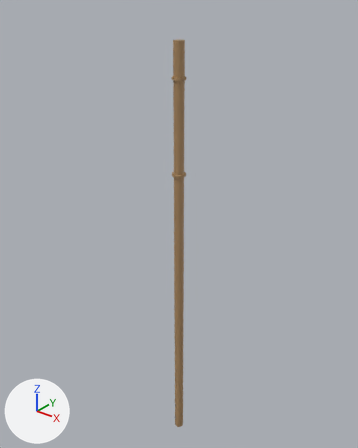
An edit to the FBX model Birth-From-Fire/Assets/Art/3D Assets/FBX File/Blowpipe.fbx, drawn before and after from the same camera.
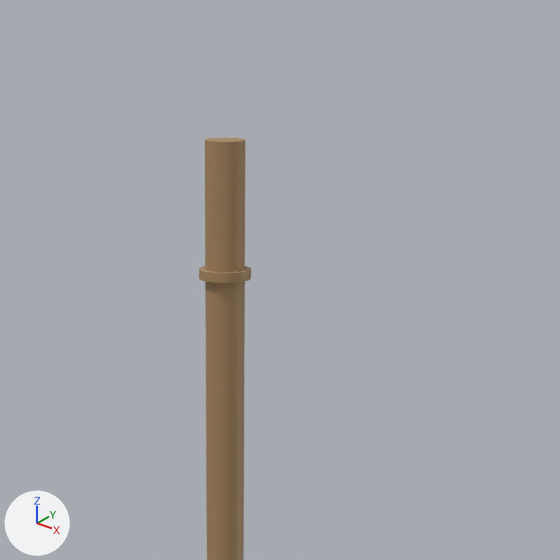
Each version is shown whole from a 50 mm lens placed at (0.567, -0.709, 0.245), pointed at (-0.022, 0.027, -0.211), then close up on the part from 32% to 77% of the width and 0% to 36% of the height. Every picture has the same lights, and +X, +Y and +Z are marked at lower left. Where no turn or scale is listed for an object, it has been applied to the vertices.

In view in the first close-up: 'Blowpipe'.
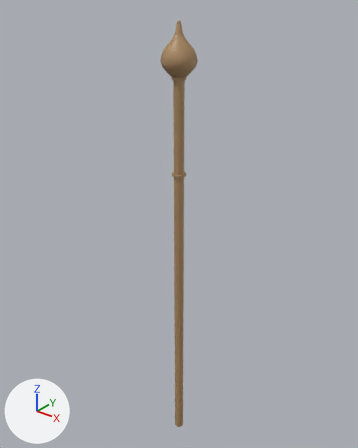
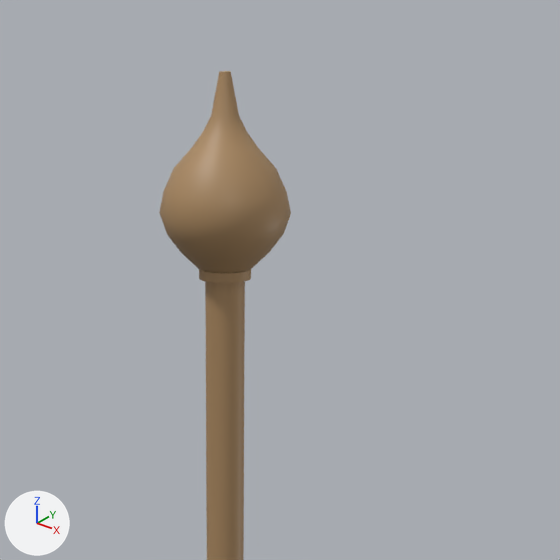
Commit message: Updated the blowpipe with a nozzle

Where the newer file only moved an object's origin or applied its transform, the numbers keep the older frame.

The change in detail:
me_mesh is used by ob_blowpipe; location (0.0, 0.0, 0.0).
me_mesh had 202 vertices, 220 faces and spanned x -0.014..0.014, y -0.014..0.014, z -0.753..0.157.
me_mesh now has 404 vertices, 440 faces and spans x -0.033..0.033, y -0.033..0.033, z -0.753..0.188.
me_mesh part 1: a new loose piece of 202 vertices spanning x -0.033..0.033, y -0.033..0.033, z 0.096..0.188, in mat_darkdust (brown #ad8b62).

Boxes (x1, y1, x2, y2) around the edits, measured in the close-ups (560 x 560 px):
'Blowpipe', reshaped: before (199, 138, 251, 560); after (159, 71, 291, 560)
part 1 of me_mesh, added (brown): after (159, 71, 291, 273)
